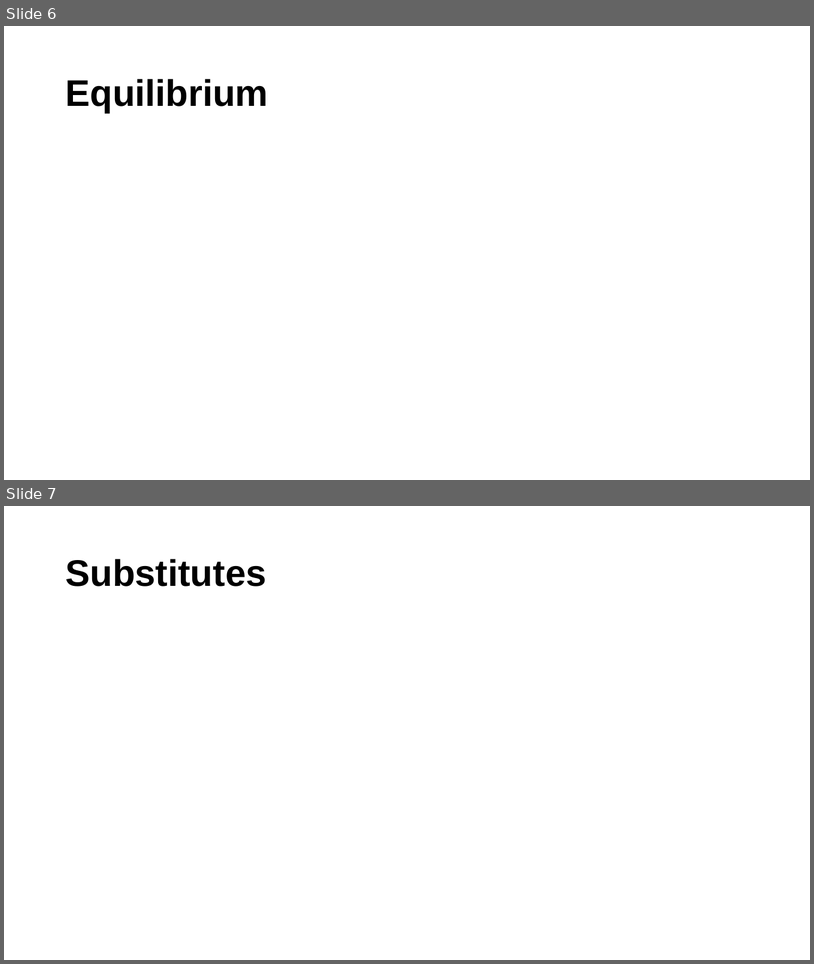
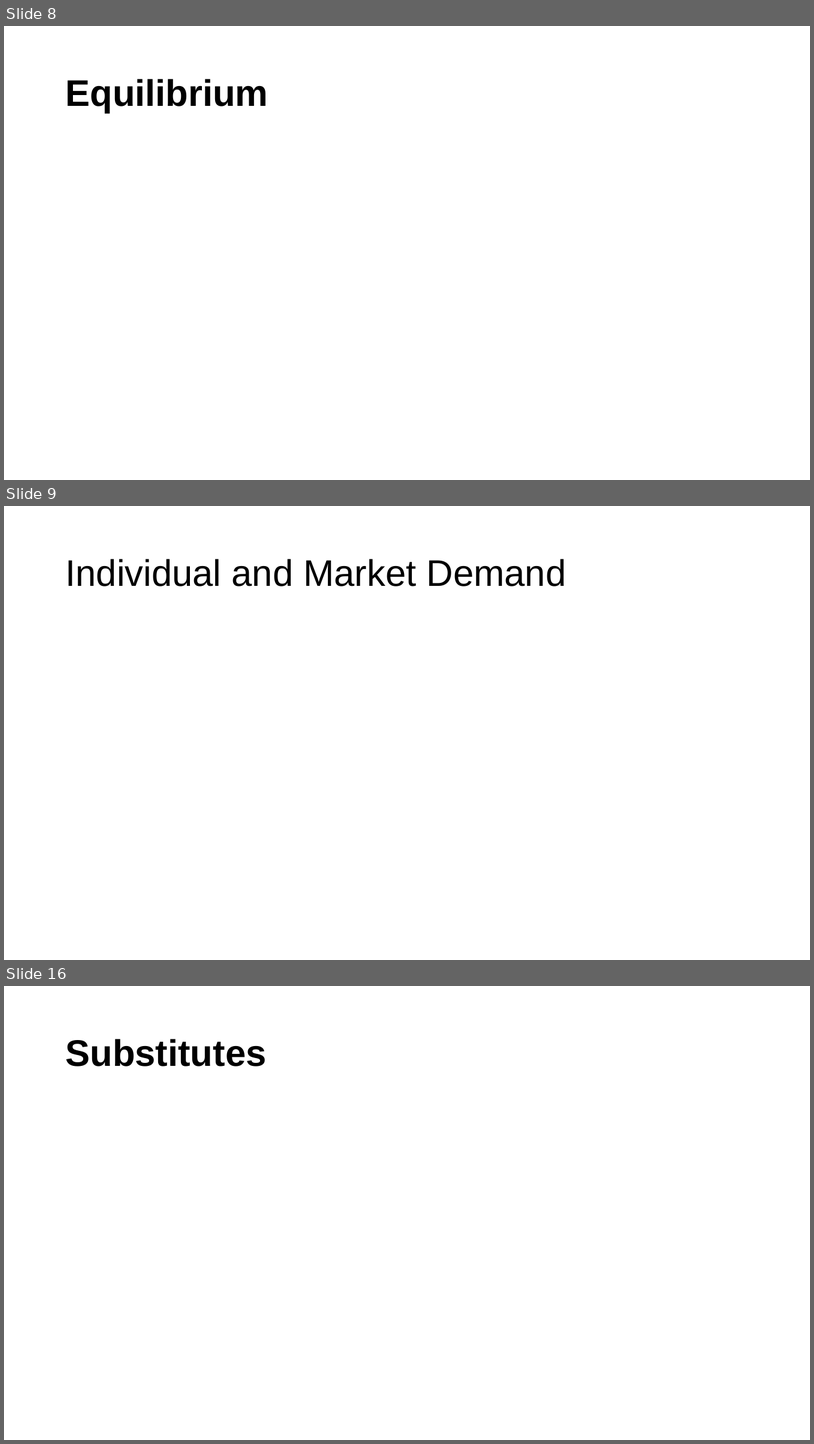
Before and after one commit to zllovesuki/econgraphs, a slide deck: templates/courses/stanford/W16-ECON-50/lecture2/lecture2.pptx. Shown one above the other, each under a label of ours: slides 6 and 7 before the commit, slides 8, 9 and 16 after it; the slides between them are not shown. The pictures are 814x964 and 814x1444 pixels, drawn with LibreOffice and Linux fonts; fonts in the diff are those of the drawing; grey boxes stand for pictures. Boxes give left, top, right and bottom in pixels: in the first picture for what was removed or moved away, otherwise in the second. Text is boxed around its words. In the diff, an @@ line names an element or a change of style, - is before the commit and + after.

```diff
--- a/templates/courses/stanford/W16-ECON-50/lecture2/lecture2.pptx
+++ b/templates/courses/stanford/W16-ECON-50/lecture2/lecture2.pptx
@@ slide 9 added at bbox=[4, 506, 810, 960], background #FFFFFF @@
@@ title added at bbox=[65, 559, 567, 586], 44 pt, text #000000 @@
+Individual and Market Demand
@@ what was slide 6 is now slide 8 @@
@@ what was slide 7 is now slide 16 @@
```
Also in this commit, not shown: 2 slides changed, 8 other slides added, 7 other files.
